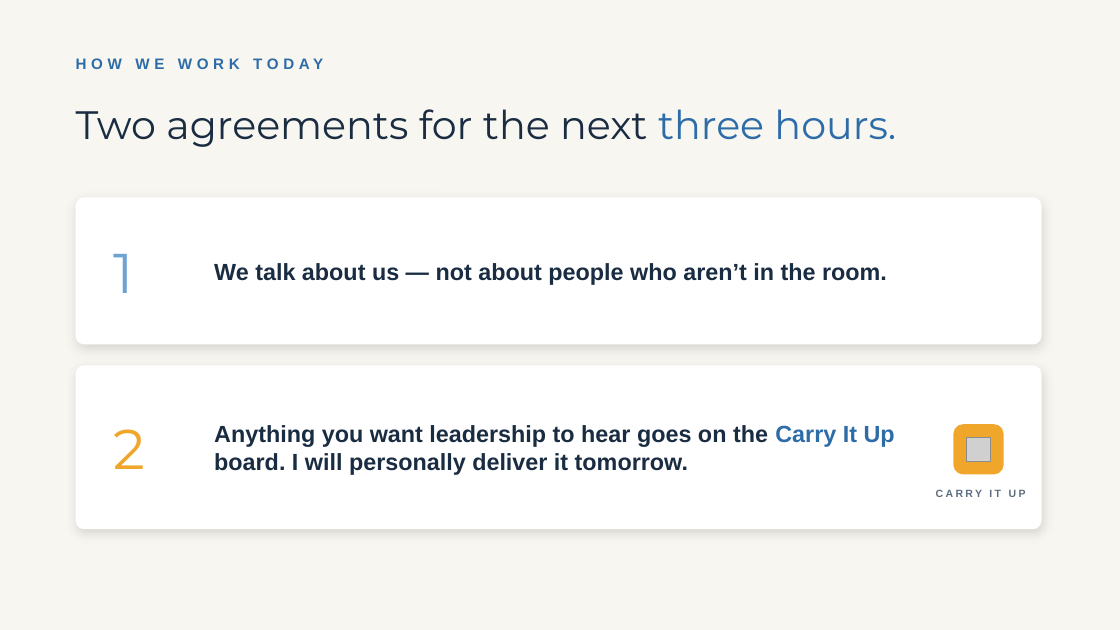
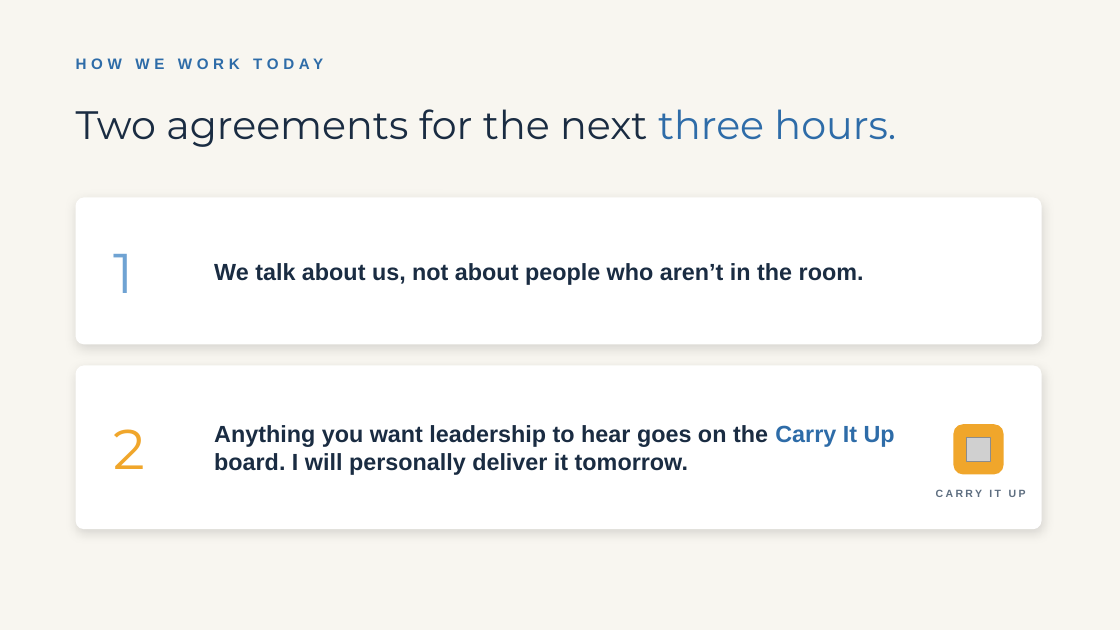
Before and after one commit to gaelin-sketch/belonging-assessment, a slide deck: slide 2 of slides/Session3_Anchored_Belonging_That_Survives_Change.pptx. Drawn at 1120x630 pixels with LibreOffice and Linux fonts; fonts in the diff are those of the drawing; grey boxes stand for pictures. Boxes give left, top, right and bottom in pixels: in the first picture for what was removed or moved away, otherwise in the second. Text is boxed around its words. In the diff, an @@ line names an element or a change of style, - is before the commit and + after.

```diff
--- a/slides/Session3_Anchored_Belonging_That_Survives_Change.pptx
+++ b/slides/Session3_Anchored_Belonging_That_Survives_Change.pptx
@@ text at (x1=214, y1=263, x2=864, y2=285): text changed @@
-We talk about us — not about people who aren’t in the room.
+We talk about us, not about people who aren’t in the room.
```
Also in this commit, not shown: 11 other slides changed, 1 other file.
